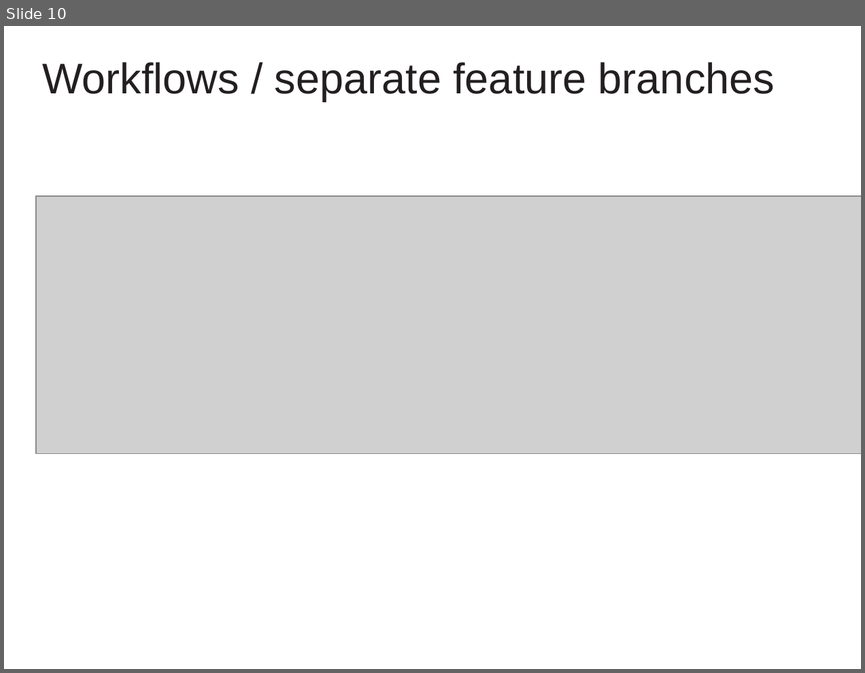
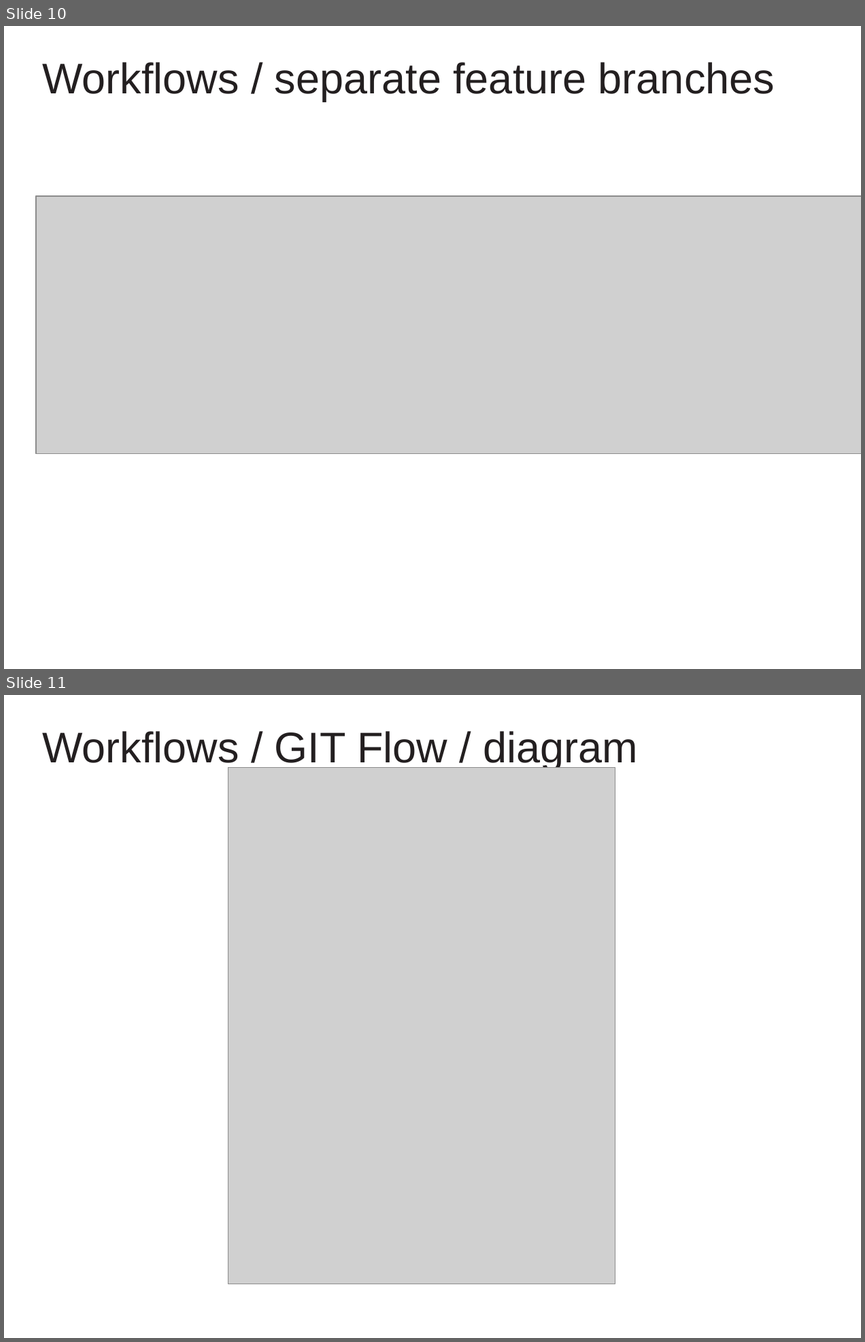
Before and after one commit to cvmocanu/git-presentation, a slide deck: GIT Presentation.pptx. Shown one above the other, each under a label of ours: slide 10 before the commit, slides 10 and 11 after it. The pictures are 865x673 and 865x1342 pixels, drawn with LibreOffice and Linux fonts; fonts in the diff are those of the drawing; grey boxes stand for pictures; background and template pictures are left out. Boxes give left, top, right and bottom in pixels: in the first picture for what was removed or moved away, otherwise in the second. Text is boxed around its words. In the diff, an @@ line names an element or a change of style, - is before the commit and + after.

```diff
--- a/GIT Presentation.pptx
+++ b/GIT Presentation.pptx
@@ slide 11 added at [4, 695, 861, 1338], background #FFFFFF @@
@@ text added at [42, 731, 638, 770], 36 pt, text #231F20 @@
+Workflows / GIT Flow / diagram
@@ picture added at [228, 768, 615, 1284] @@
```
Also in this commit, not shown: 1 slide changed, 3 other slides added, 2 other files.
